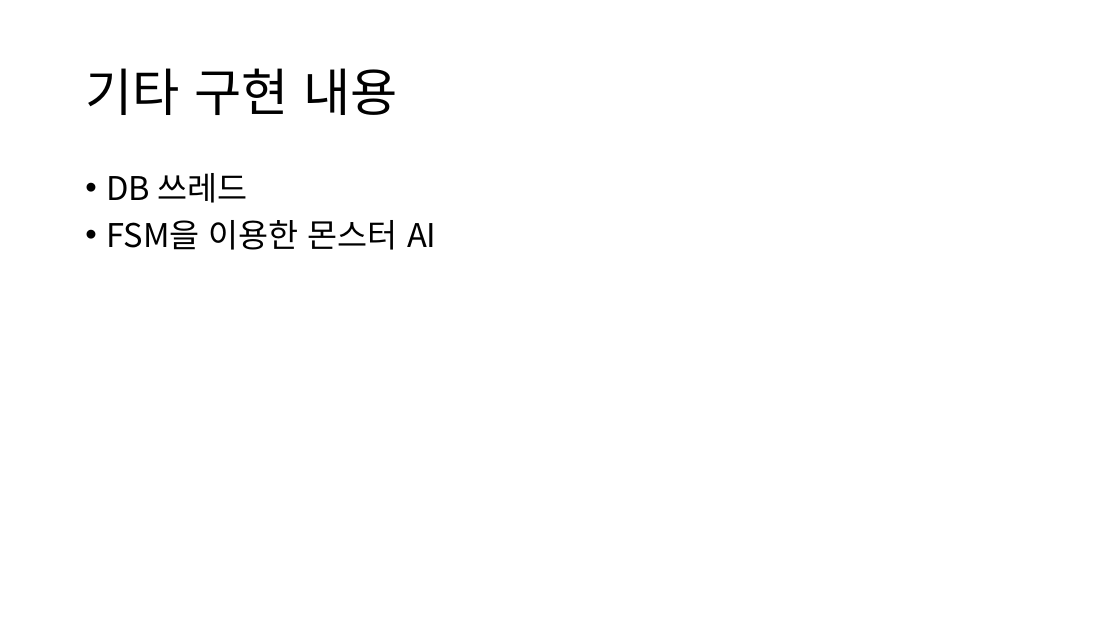
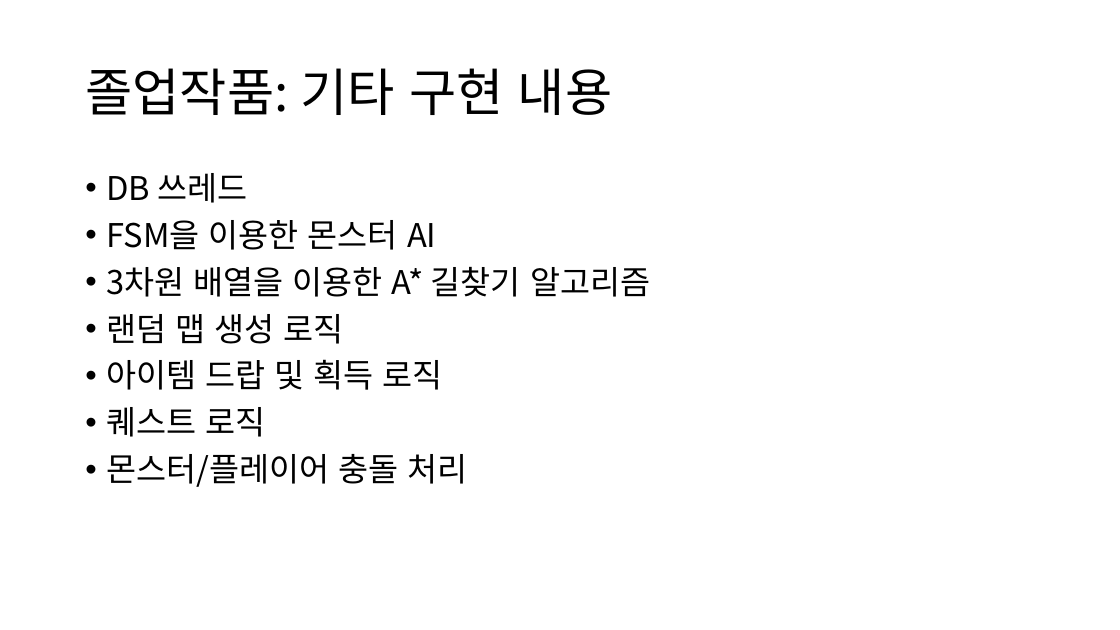
Before and after one commit to kimi5231/B1A2_project, a slide deck: slide 6 of 포트폴리오/임수영/포트폴리오.pptx. Drawn at 1120x630 pixels with LibreOffice and Linux fonts; fonts in the diff are those of the drawing. Boxes give left, top, right and bottom in pixels: in the first picture for what was removed or moved away, otherwise in the second. Text is boxed around its words. In the diff, an @@ line names an element or a change of style, - is before the commit and + after.

```diff
--- a/포트폴리오/임수영/포트폴리오.pptx
+++ b/포트폴리오/임수영/포트폴리오.pptx
@@ title at (x1=85, y1=68, x2=612, y2=115): text changed @@
-기타 구현 내용
+졸업작품: 기타 구현 내용
@@ text at (x1=106, y1=267, x2=650, y2=487): paragraphs added @@
+• 3차원 배열을 이용한 A* 길찾기 알고리즘
+• 랜덤 맵 생성 로직
+• 아이템 드랍 및 획득 로직
+• 퀘스트 로직
+• 몬스터/플레이어 충돌 처리
```
Also in this commit, not shown: 4 other slides changed, 2 slides added.
